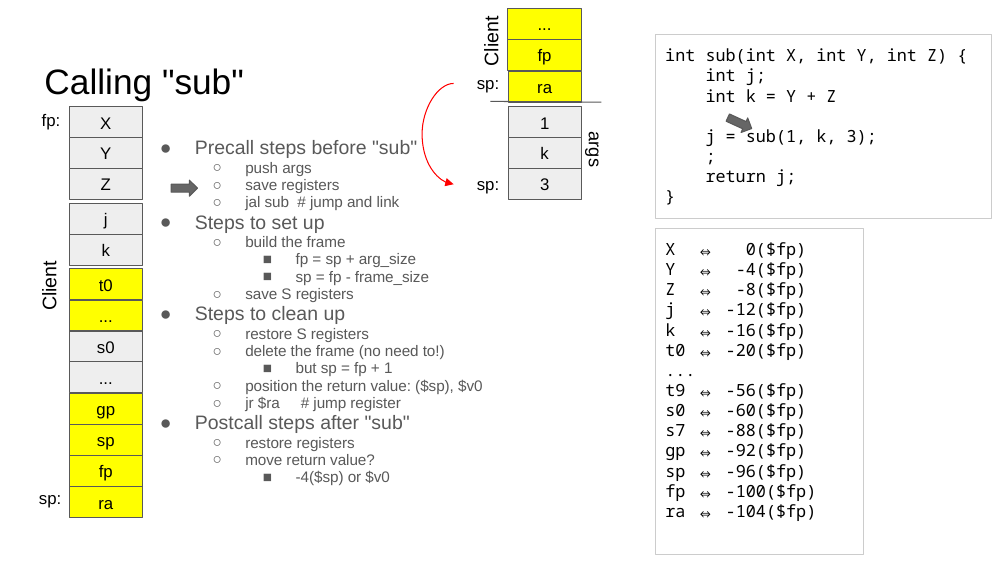
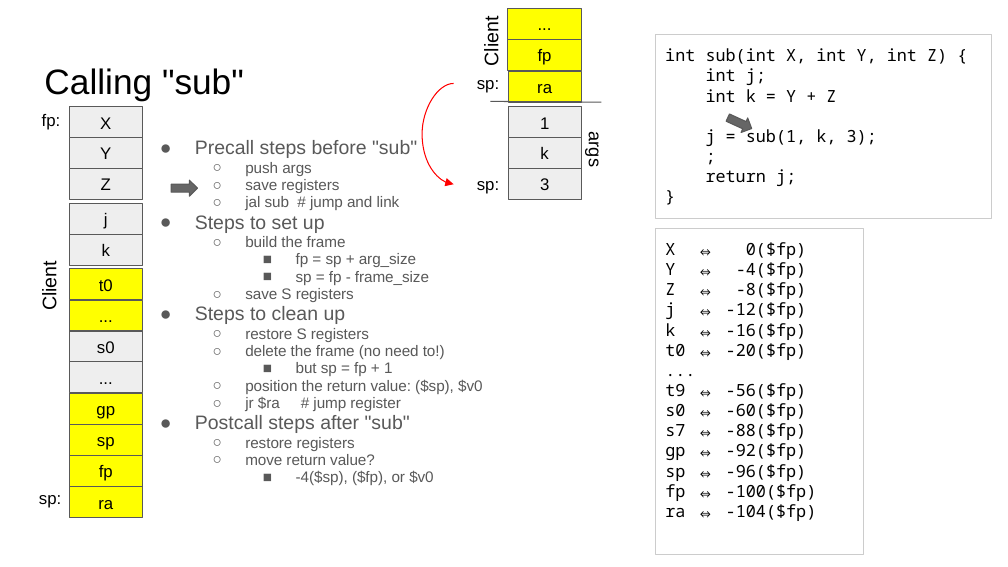
Before and after one commit to sgarcia0206/comp122-f23, a slide deck: slide 23 of assembly-programming/slide_presentations/.hidden/subroutine_construction.pptx. Drawn at 1008x567 pixels with LibreOffice and Linux fonts; fonts in the diff are those of the drawing. Boxes give left, top, right and bottom in pixels: in the first picture for what was removed or moved away, otherwise in the second. Text is boxed around its words. In the diff, an @@ line names an element or a change of style, - is before the commit and + after.

```diff
--- a/assembly-programming/slide_presentations/.hidden/subroutine_construction.pptx
+++ b/assembly-programming/slide_presentations/.hidden/subroutine_construction.pptx
@@ text at bbox=[296, 470, 433, 485]: text changed @@
-    ■ -4($sp) or $v0
+    ■ -4($sp), ($fp), or $v0
```
Also in this commit, not shown: 18 other slides changed.
